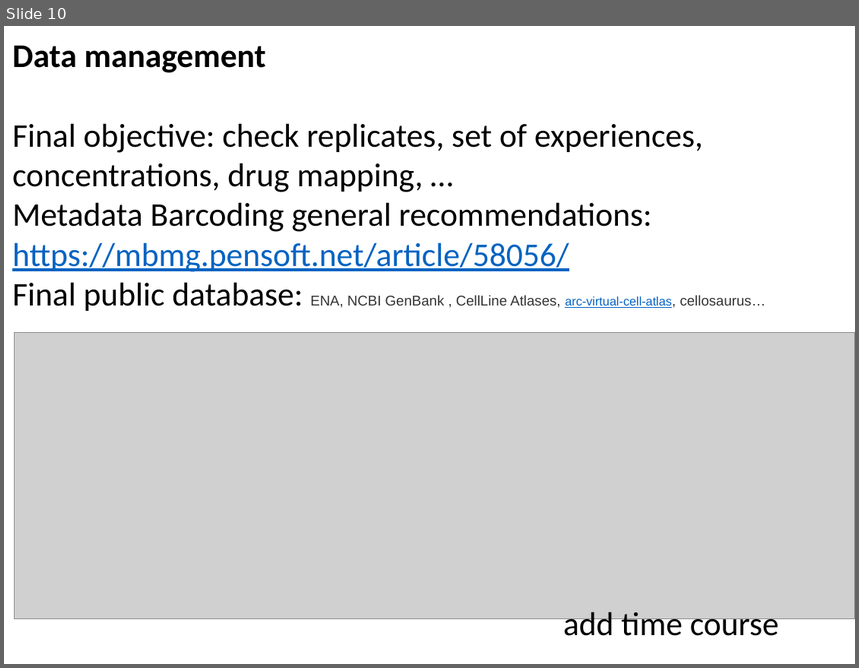
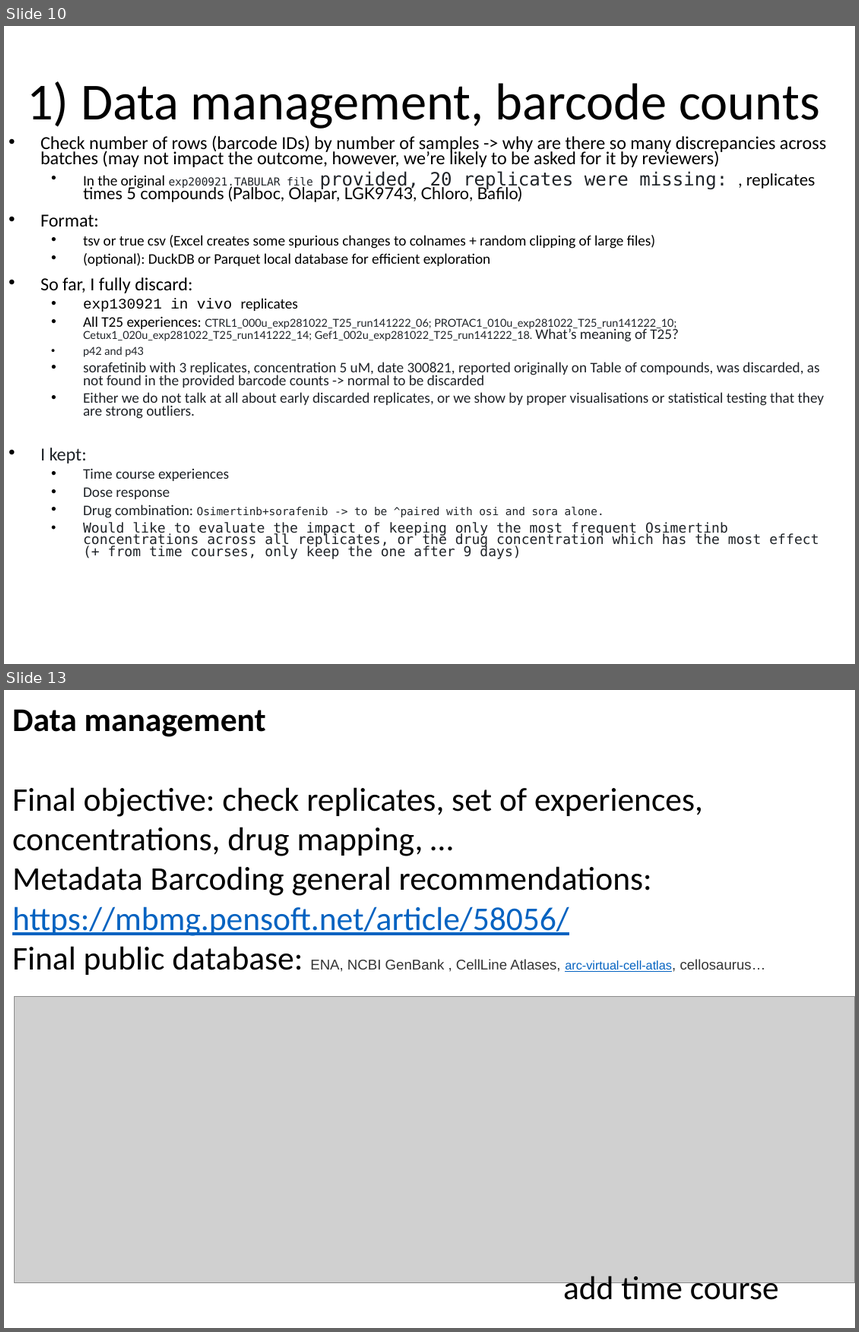
Before and after one commit to VeraPancaldiLab/DNABarcode-DrugFingerprint, a slide deck: slides/Meeting Bastien-Vera-Luca 05042025.pptx. Shown one above the other, each under a label of ours: slide 10 before the commit, slides 10 and 13 after it; the slides between them are not shown. The pictures are 859x668 and 859x1332 pixels, drawn with LibreOffice and Linux fonts; fonts in the diff are those of the drawing; grey boxes stand for pictures. Boxes give left, top, right and bottom in pixels: in the first picture for what was removed or moved away, otherwise in the second. Text is boxed around its words. In the diff, an @@ line names an element or a change of style, - is before the commit and + after.

Commit message:
update log threads and Table of compounds for kept experiences

```diff
--- a/slides/Meeting Bastien-Vera-Luca 05042025.pptx
+++ b/slides/Meeting Bastien-Vera-Luca 05042025.pptx
@@ slide 10 added at [4,26,855,664], background #FFFFFF @@
@@ title added at [27,81,819,129], 44 pt, text #000000 @@
+1) Data management, barcode counts
@@ text added at [40,135,826,560], 12.4 pt, text #1F2328 @@
+• Check number of rows (barcode IDs) by number of samples -> why are there so many discrepancies across batches (may not impact the outcome, however, we’re likely to be asked for it by reviewers)
+  • In the original exp200921.TABULAR file provided, 20 replicates were missing: , replicates times 5 compounds (Palboc, Olapar, LGK9743, Chloro, Bafilo)
+• Format:
+  • tsv or true csv (Excel creates some spurious changes to colnames + random clipping of large files)
+  • (optional): DuckDB or Parquet local database for efficient exploration
+• So far, I fully discard:
+  • exp130921 in vivo replicates
+  • All T25 experiences: CTRL1_000u_exp281022_T25_run141222_06; PROTAC1_010u_exp281022_T25_run141222_10; Cetux1_020u_exp281022_T25_run141222_14; Gef1_002u_exp281022_T25_run141222_18. What’s meaning of T25?
+  • p42 and p43
+  • sorafetinib with 3 replicates, concentration 5 uM, date 300821, reported originally on Table of compounds, was discarded, as not found in the provided barcode counts -> normal to be discarded
+  • Either we do not talk at all about early discarded replicates, or we show by proper visualisations or statistical testing that they are strong outliers.
+• I kept:
+  • Time course experiences
+  • Dose response
+  • Drug combination: Osimertinb+sorafenib -> to be ^paired with osi and sora alone.
+  • Would like to evaluate the impact of keeping only the most frequent Osimertinb concentrations across all replicates, or the drug concentration which has the most effect (+ from time courses, only keep the one after 9 days)
@@ what was slide 10 is now slide 13 @@
```
Also in this commit, not shown: 2 other slides added, 4 other files.
